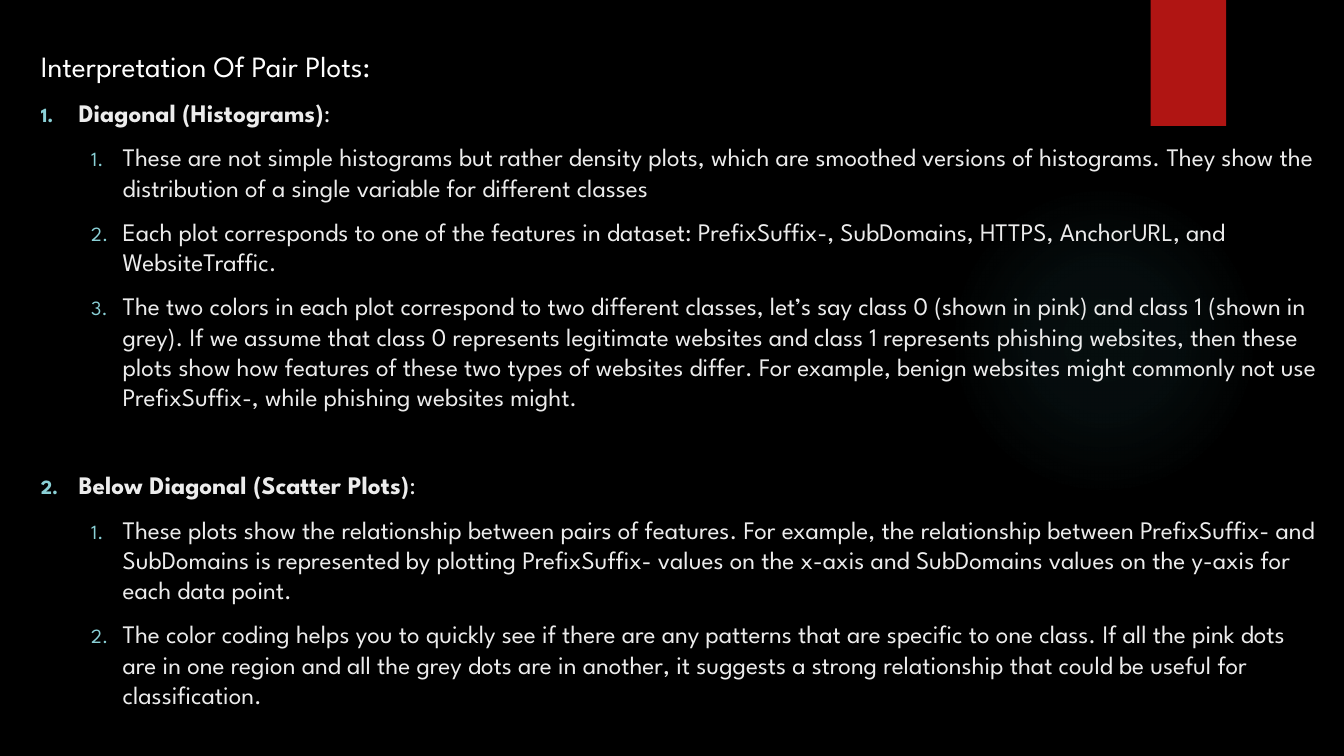
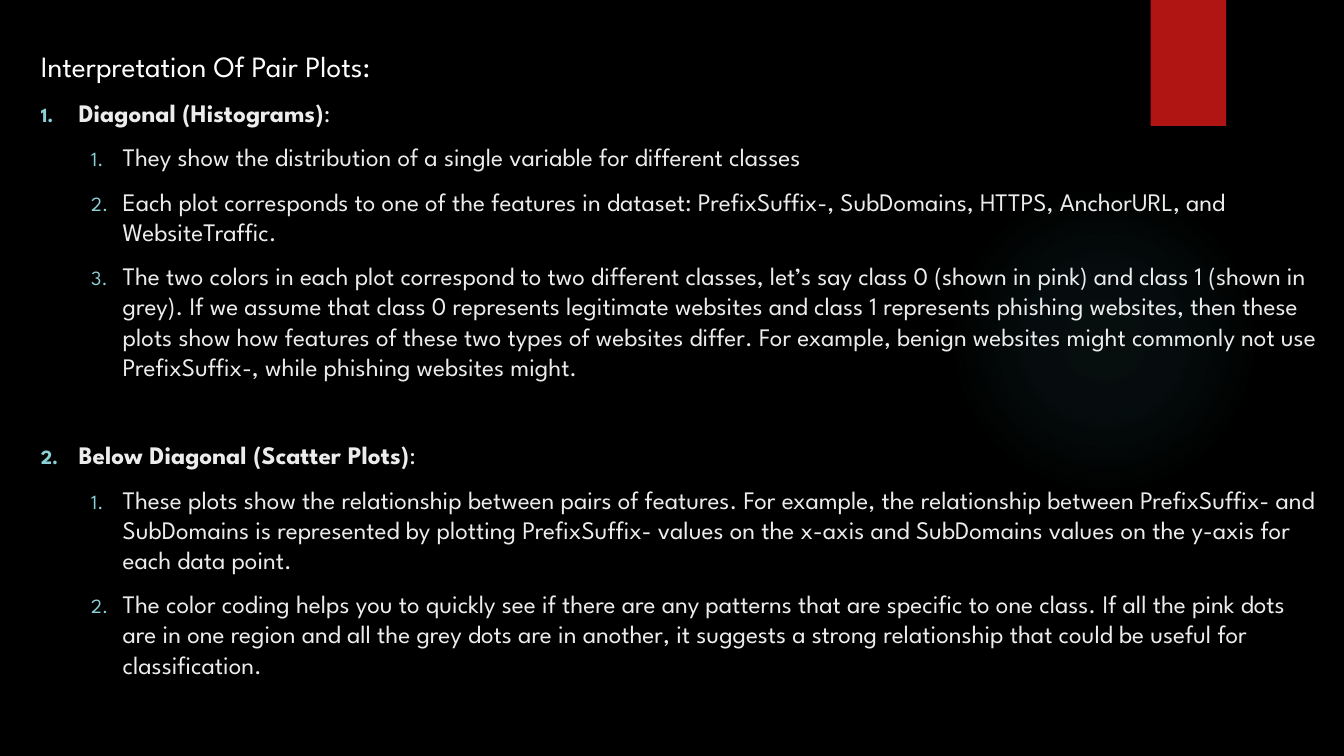
Before and after one commit to mpriyankapatil/ISU-Software_Project_2024, a slide deck: slide 7 of Week 4&5 Presentation.pptx. Drawn at 1344x756 pixels with LibreOffice and Linux fonts; fonts in the diff are those of the drawing; background and template pictures are left out. Boxes give left, top, right and bottom in pixels: in the first picture for what was removed or moved away, otherwise in the second. Text is boxed around its words. In the diff, an @@ line names an element or a change of style, - is before the commit and + after.

```diff
--- a/Week 4&5 Presentation.pptx
+++ b/Week 4&5 Presentation.pptx
@@ text at <box>123,148,800,172</box>: text changed @@
-  1. These are not simple histograms but rather density plots, which are smoothed versions of histograms. They show the distribution of a single variable for different classes
+  1. They show the distribution of a single variable for different classes
```
Also in this commit, not shown: 1 other file.
